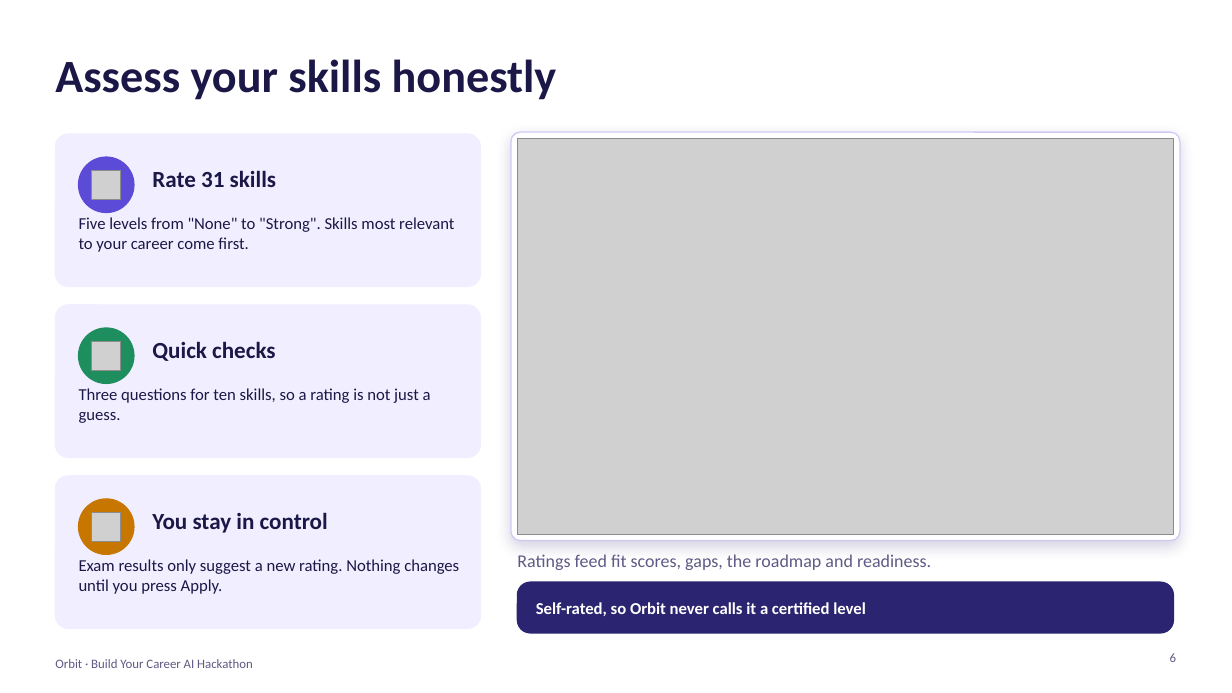
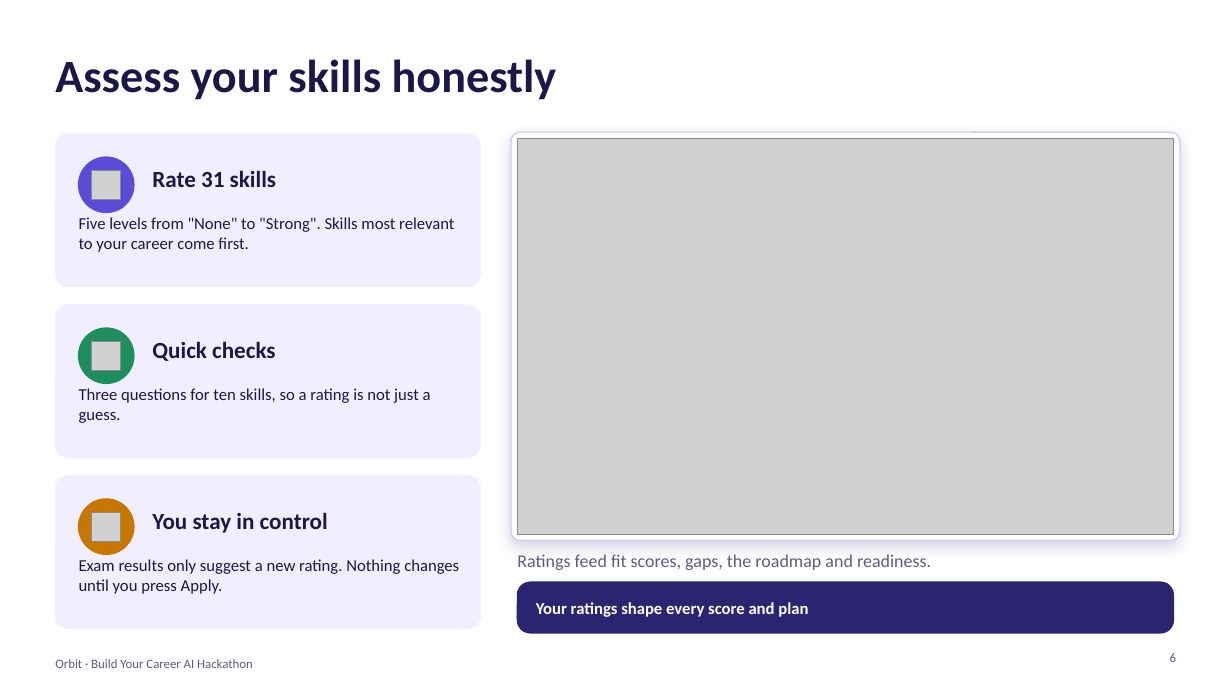
Before and after one commit to 111Reihan/AI-Powered-Career-Development-Hackathon, a slide deck: slide 6 of docs/Orbit-pitch-deck-v2.pptx. Drawn at 1232x693 pixels with LibreOffice and Linux fonts; fonts in the diff are those of the drawing; grey boxes stand for pictures. Boxes give left, top, right and bottom in pixels: in the first picture for what was removed or moved away, otherwise in the second. Text is boxed around its words. In the diff, an @@ line names an element or a change of style, - is before the commit and + after.

```diff
--- a/docs/Orbit-pitch-deck-v2.pptx
+++ b/docs/Orbit-pitch-deck-v2.pptx
@@ text at [536,602,808,617]: text changed @@
-Self-rated, so Orbit never calls it a certified level
+Your ratings shape every score and plan
```
Also in this commit, not shown: 4 other slides changed.
